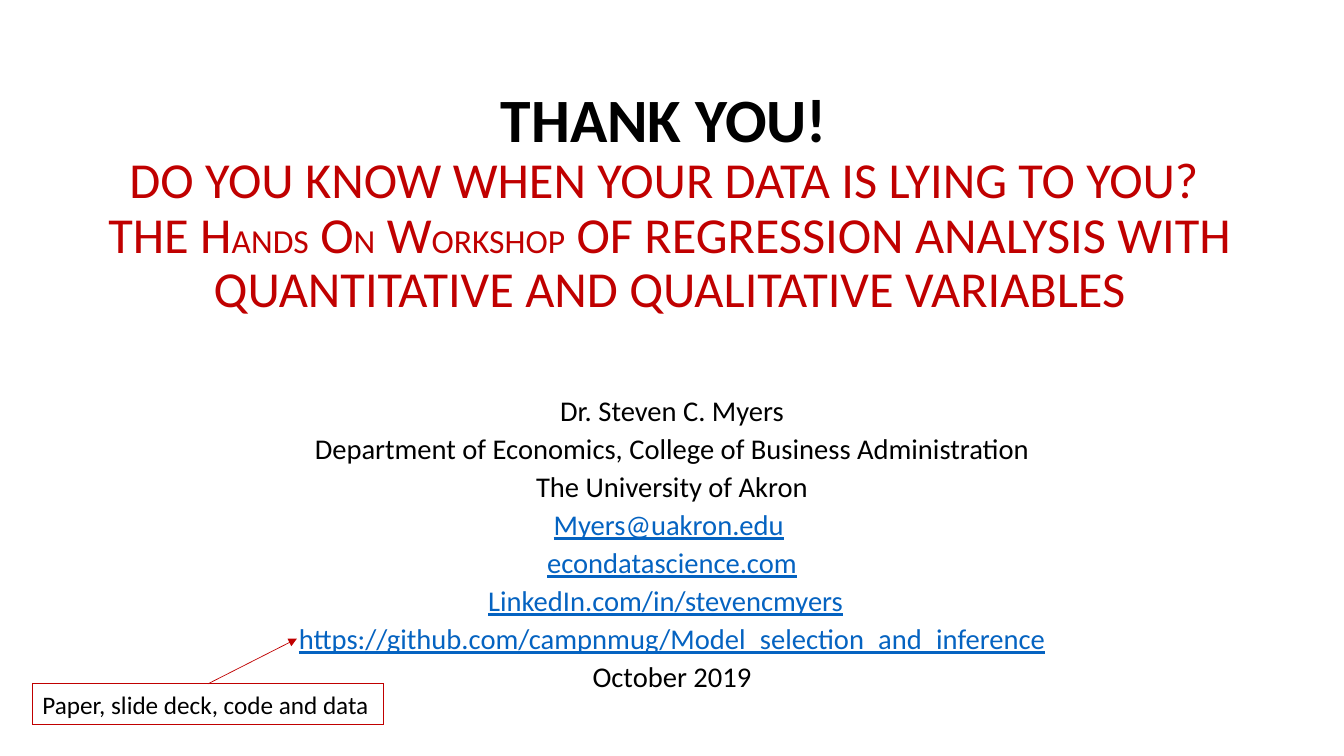
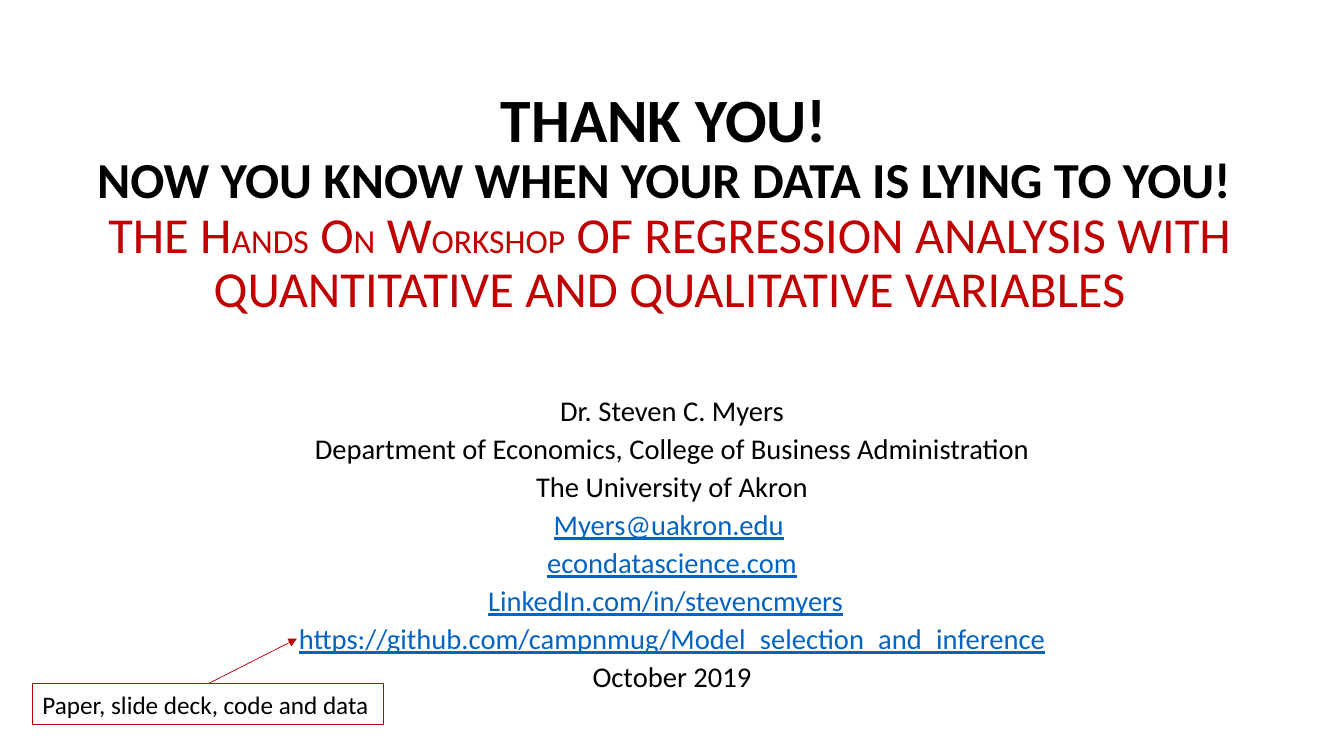
Before and after one commit to campnmug/Model_selection_and_inference, a slide deck: slide 31 of SCSUG 2019 Presentation deck - Do you know when your data is lying to you- Regression HOW.pptx (slide 29 before the commit). Drawn at 1344x756 pixels with LibreOffice and Linux fonts; fonts in the diff are those of the drawing. Boxes give left, top, right and bottom in pixels: in the first picture for what was removed or moved away, otherwise in the second. Text is boxed around its words. In the diff, an @@ line names an element or a change of style, - is before the commit and + after.

```diff
--- a/SCSUG 2019 Presentation deck - Do you know when your data is lying to you- Regression HOW.pptx
+++ b/SCSUG 2019 Presentation deck - Do you know when your data is lying to you- Regression HOW.pptx
@@ title at (97, 100, 1231, 314): text changed @@
-THANK YOU!
-DO YOU KNOW WHEN YOUR DATA IS LYING TO YOU?
-THE HANDS ON WORKSHOP OF REGRESSION ANALYSIS WITH QUANTITATIVE AND QUALITATIVE VARIABLES
+THANK YOU!
+NOW YOU KNOW WHEN YOUR DATA IS LYING TO YOU!
+THE HANDS ON WORKSHOP OF REGRESSION ANALYSIS WITH QUANTITATIVE AND QUALITATIVE VARIABLES
```
Also in this commit, not shown: 13 other slides changed, 3 slides added, 1 slide removed.
